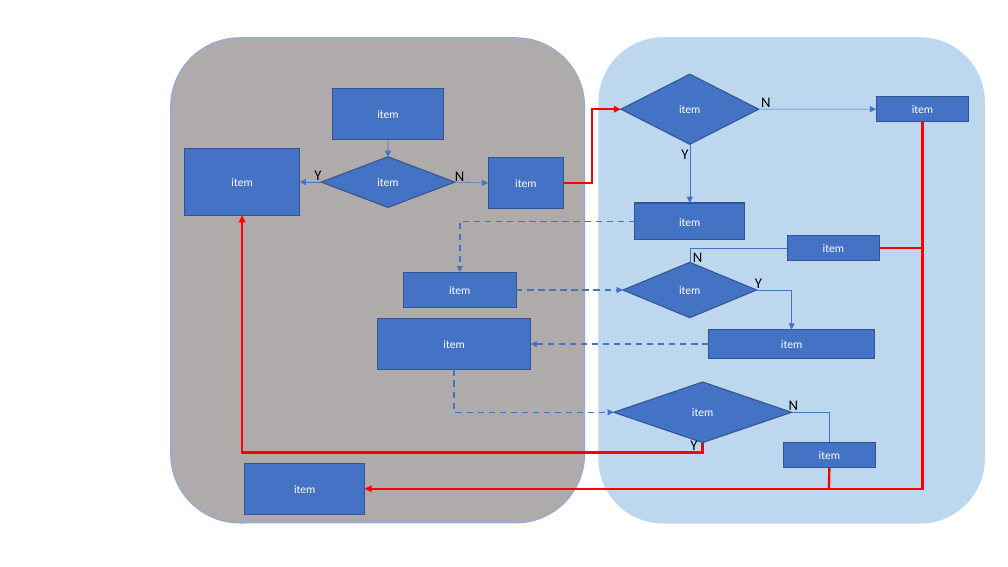
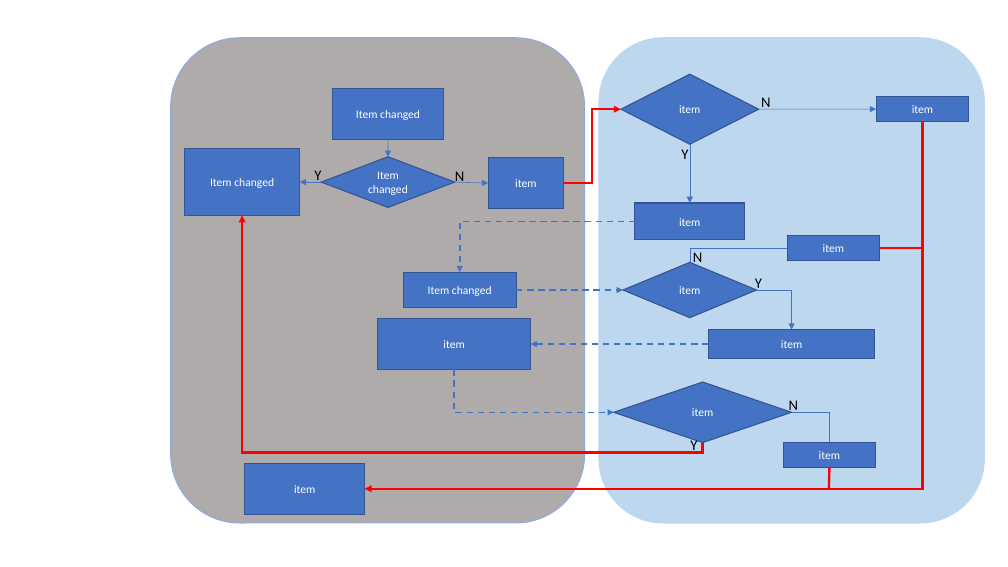
Before and after one commit to brenmczuken/ecadtest, a slide deck: slide 1 of user login process.pptx. Drawn at 1008x567 pixels with LibreOffice and Linux fonts; fonts in the diff are those of the drawing. Boxes give left, top, right and bottom in pixels: in the first picture for what was removed or moved away, otherwise in the second. Text is boxed around its words. In the diff, an @@ line names an element or a change of style, - is before the commit and + after.

Commit message:
changes made and added to changes branch

```diff
--- a/user login process.pptx
+++ b/user login process.pptx
@@ text in rectangle at [356, 110, 420, 120]: text changed @@
-item
+Item changed
@@ text in rectangle at [210, 178, 274, 188]: text changed @@
-item
+Item changed
@@ text in diamond at [368, 171, 408, 195]: text changed @@
-item
+Item changed
@@ text in rectangle at [428, 286, 492, 296]: text changed @@
-item
+Item changed
```
